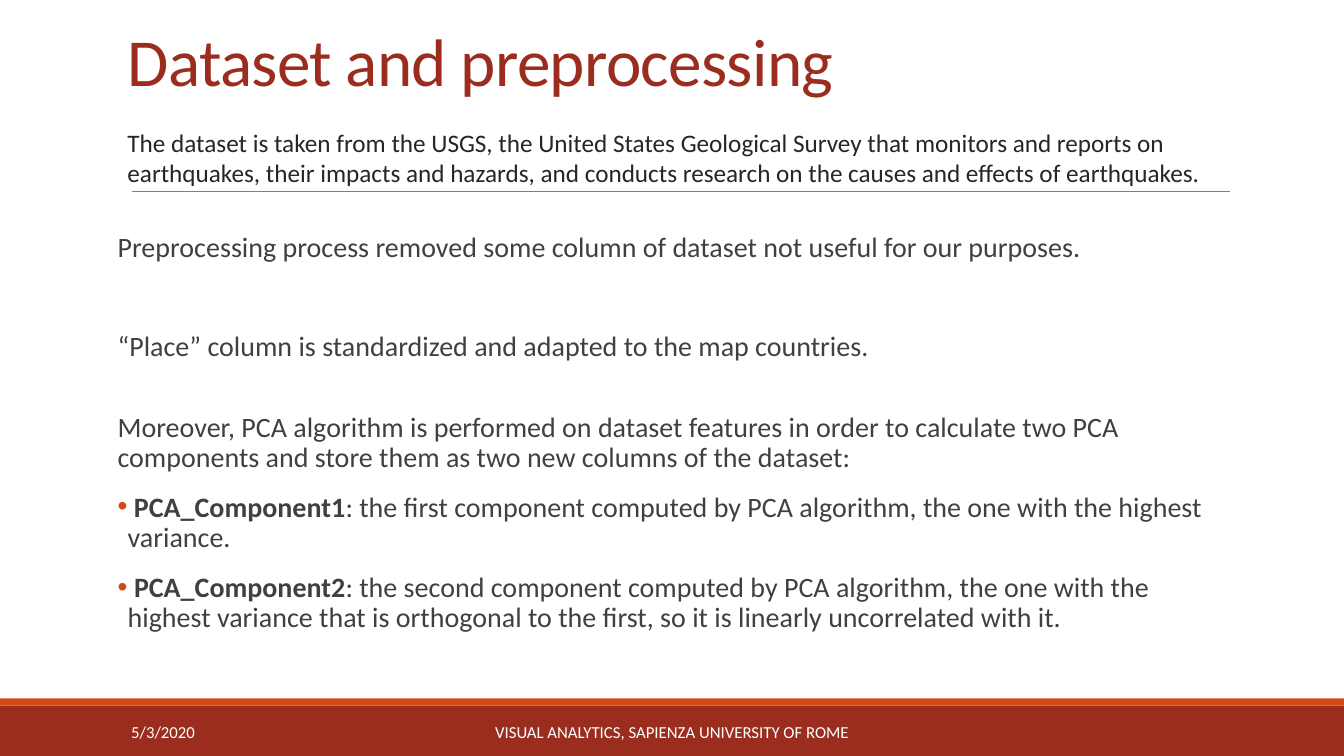
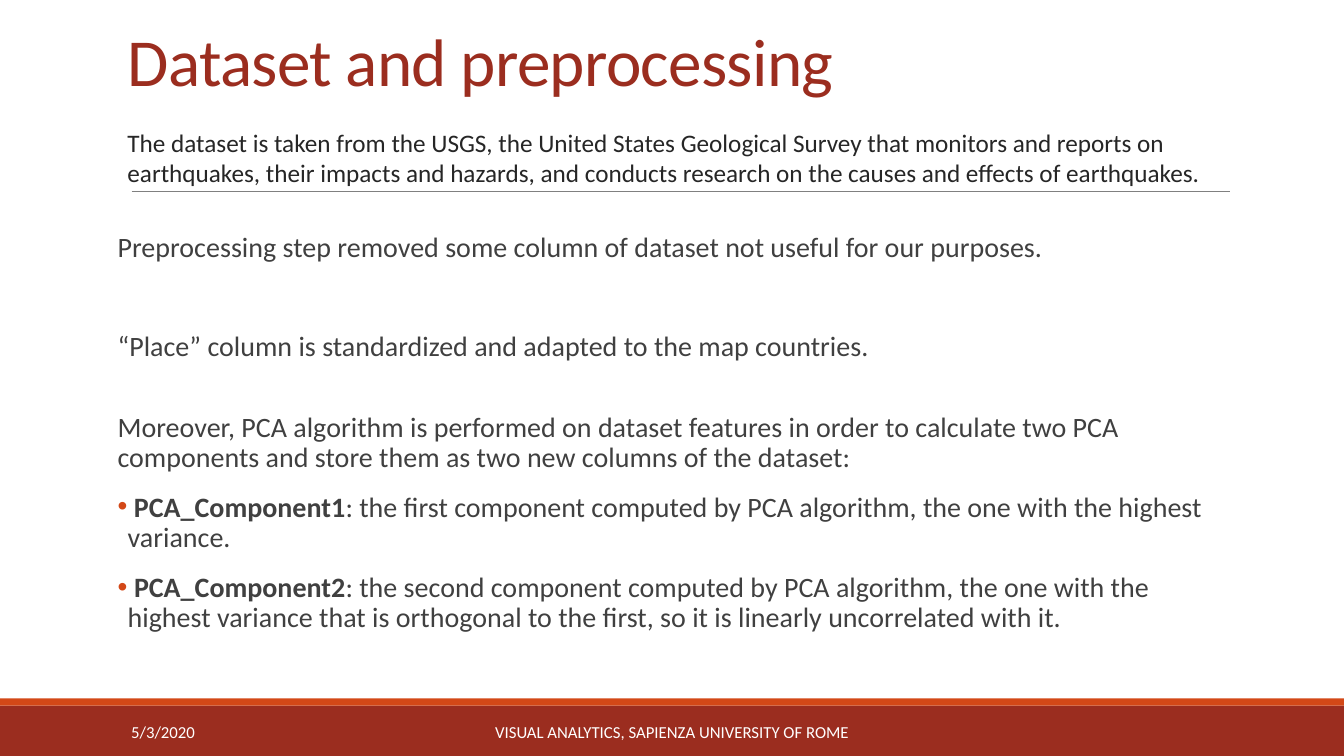
Before and after one commit to michaelcapponi/EarthquakesVA, a slide deck: slide 4 of docs/slides.pptx. Drawn at 1344x756 pixels with LibreOffice and Linux fonts; fonts in the diff are those of the drawing. Boxes give left, top, right and bottom in pixels: in the first picture for what was removed or moved away, otherwise in the second. Text is boxed around its words. In the diff, an @@ line names an element or a change of style, - is before the commit and + after.

```diff
--- a/docs/slides.pptx
+++ b/docs/slides.pptx
@@ text at (118,237,1042,262): text changed @@
-Preprocessing process removed some column of dataset not useful for our purposes.
+Preprocessing step removed some column of dataset not useful for our purposes.
```
Also in this commit, not shown: 8 other slides changed, 2 other files.
